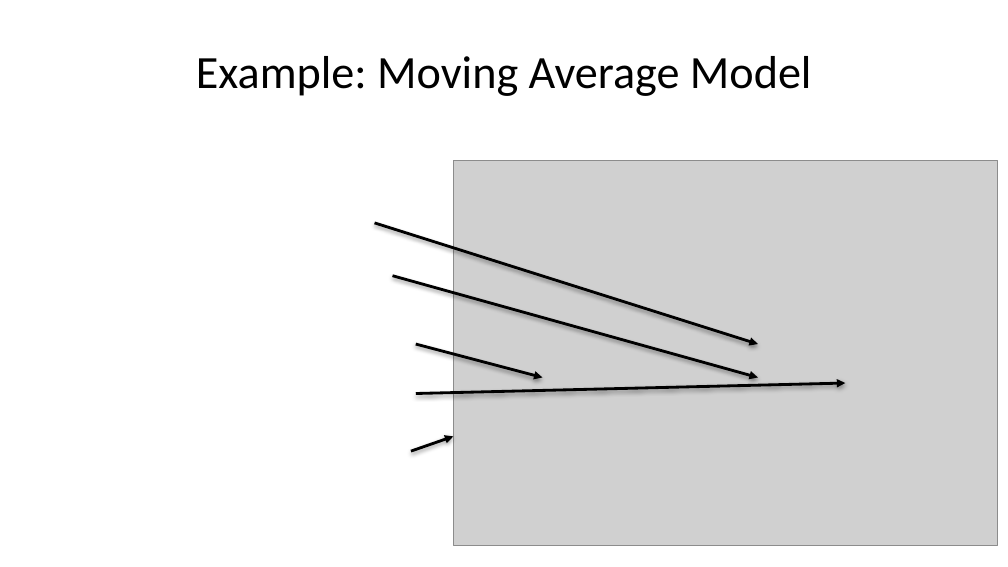
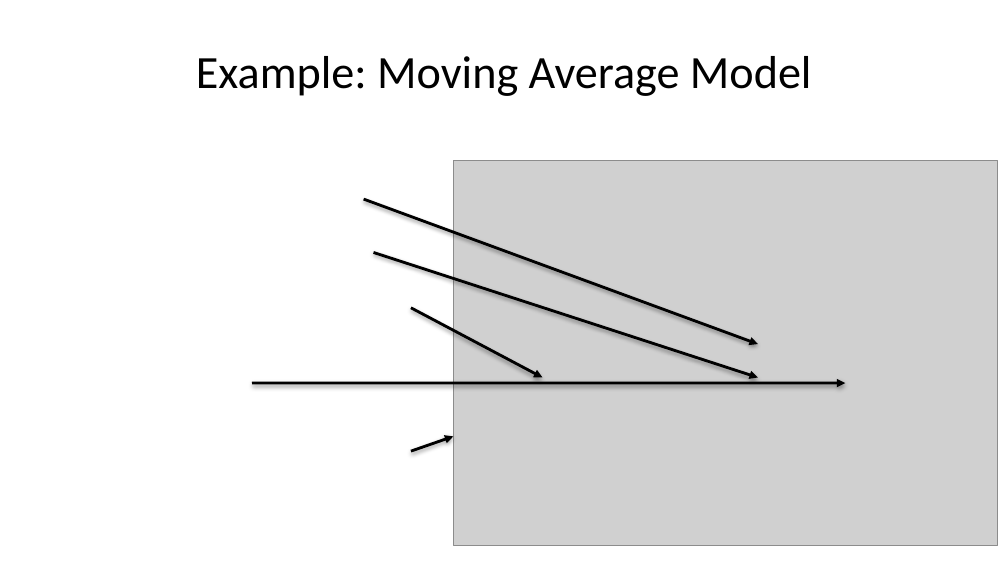
Before and after one commit to StephenElston/CSCI-E-83, a slide deck: slide 29 of LectureSlides/12_IntroductionToTimeSeriesForecasting.pptx (slide 28 before the commit). Drawn at 1008x567 pixels with LibreOffice and Linux fonts; fonts in the diff are those of the drawing; grey boxes stand for pictures. Boxes give left, top, right and bottom in pixels: in the first picture for what was removed or moved away, otherwise in the second. Text is boxed around its words. In the diff, an @@ line names an element or a change of style, - is before the commit and + after.

```diff
--- a/LectureSlides/12_IntroductionToTimeSeriesForecasting.pptx
+++ b/LectureSlides/12_IntroductionToTimeSeriesForecasting.pptx
@@ arrow moved from (375, 223) - (758, 344) to (364, 200) - (758, 344) @@
@@ arrow moved from (392, 276) - (758, 377) to (374, 252) - (758, 377) @@
@@ arrow moved from (415, 344) - (542, 377) to (411, 307) - (542, 377) @@
@@ arrow moved from (415, 393) - (846, 383) to (252, 383) - (846, 383) @@
```
Also in this commit, not shown: 6 other slides changed, 1 slide added.
